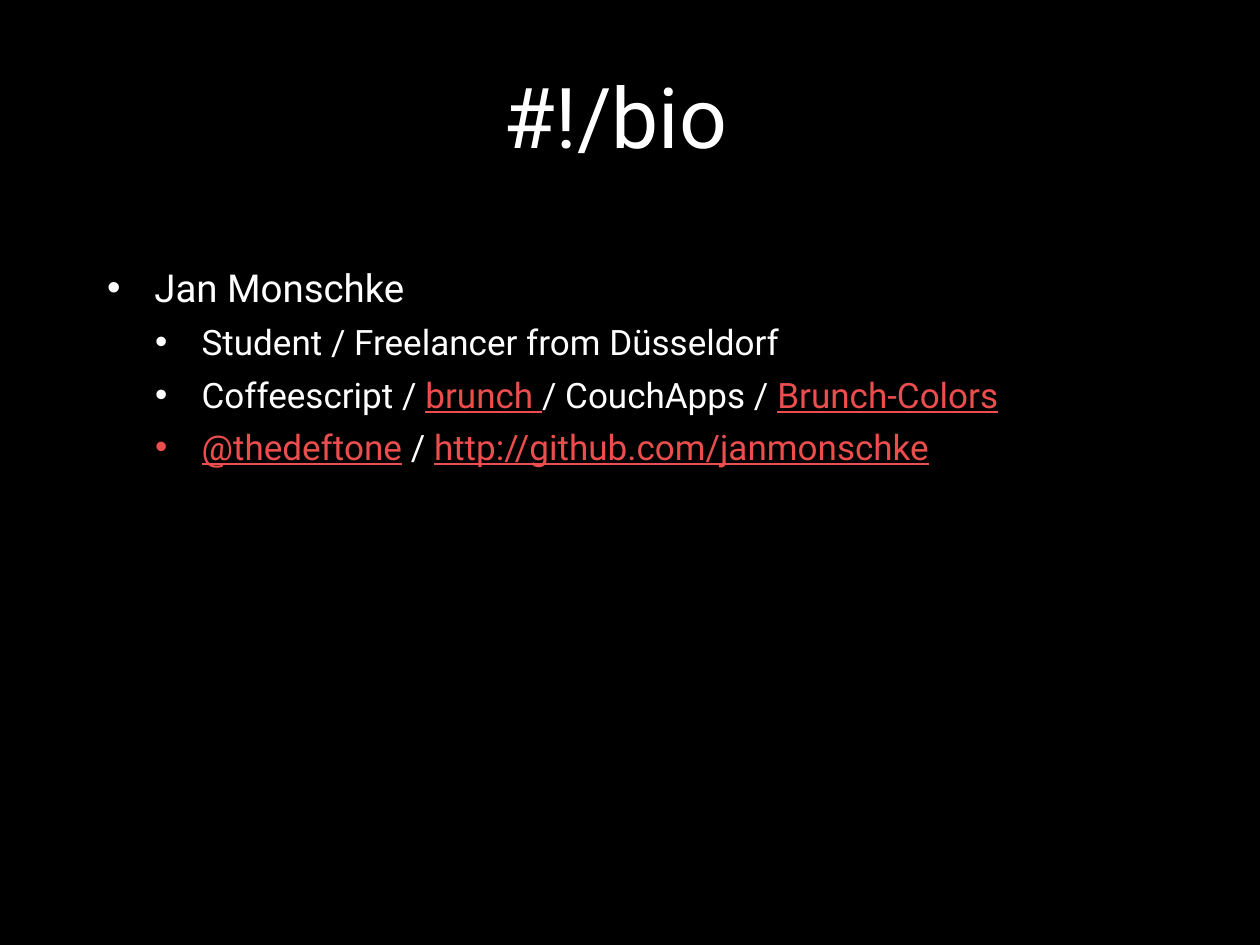
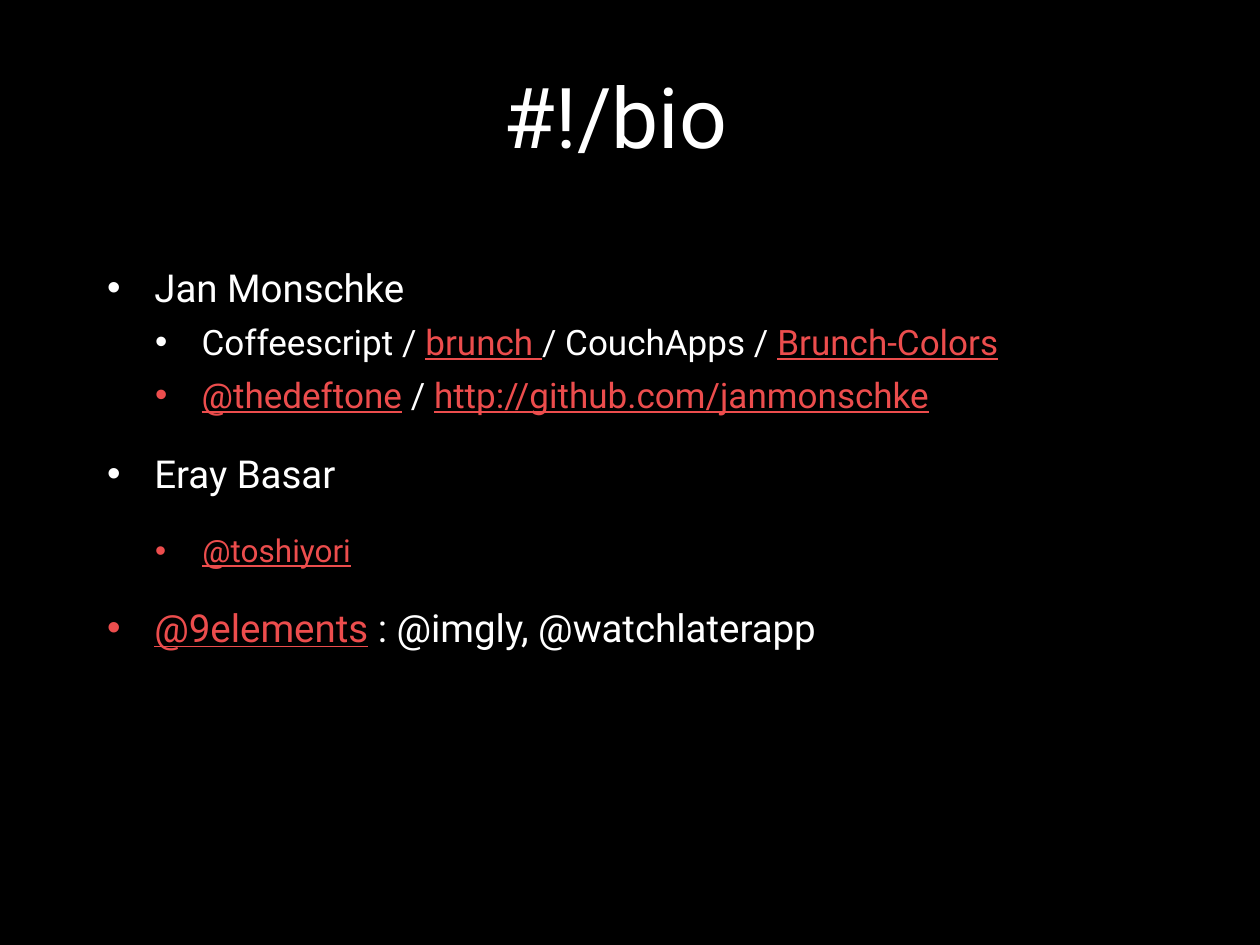
Before and after one commit to janmonschke/Bachelor-Thesis, a slide deck: slide 2 of barcamp presentation.pptx. Drawn at 1260x945 pixels with LibreOffice and Linux fonts; fonts in the diff are those of the drawing; background and template pictures are left out. Boxes give left, top, right and bottom in pixels: in the first picture for what was removed or moved away, otherwise in the second. Text is boxed around its words. In the diff, an @@ line names an element or a change of style, - is before the commit and + after.

```diff
--- a/barcamp presentation.pptx
+++ b/barcamp presentation.pptx
@@ text at [202,328,779,356]: paragraph removed @@
-  • Student / Freelancer from Düsseldorf
@@ text at [154,460,816,651]: paragraphs added @@
+• Eray Basar
+    • @toshiyori
+• @9elements : @imgly, @watchlaterapp
```
Also in this commit, not shown: 5 other slides changed, 8 slides added, 2 slides removed, 3 other files.
